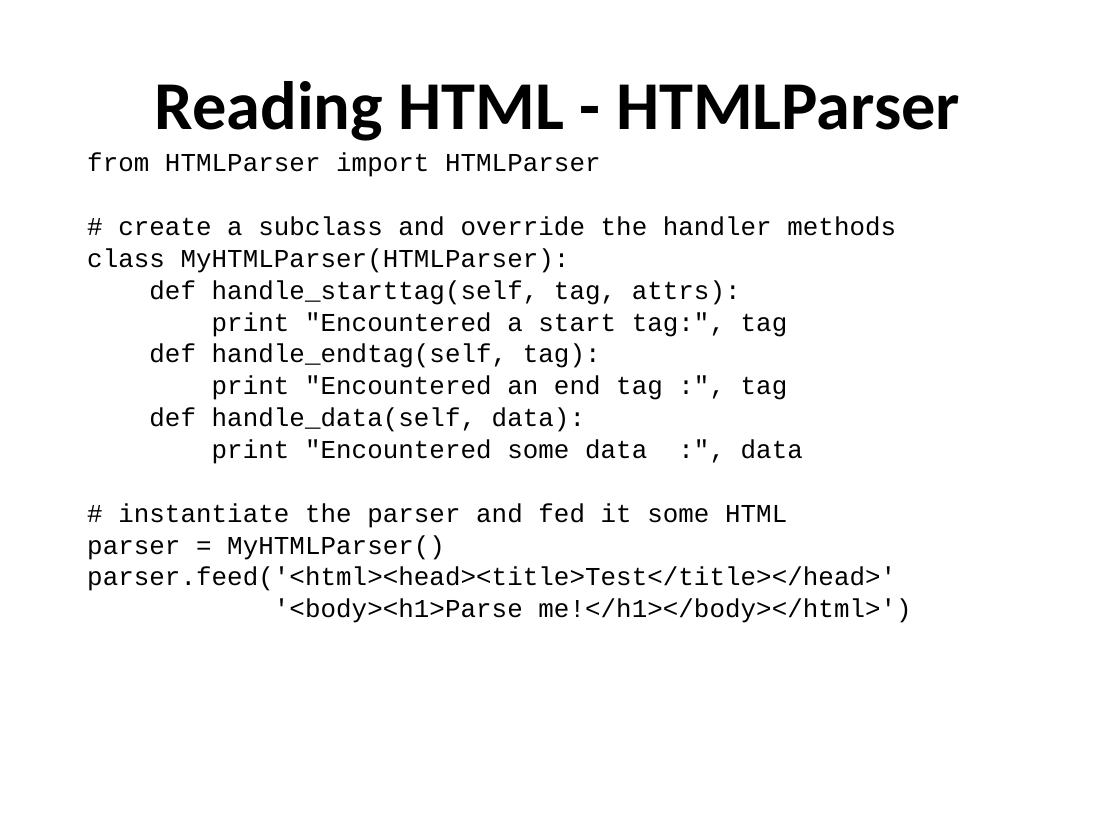
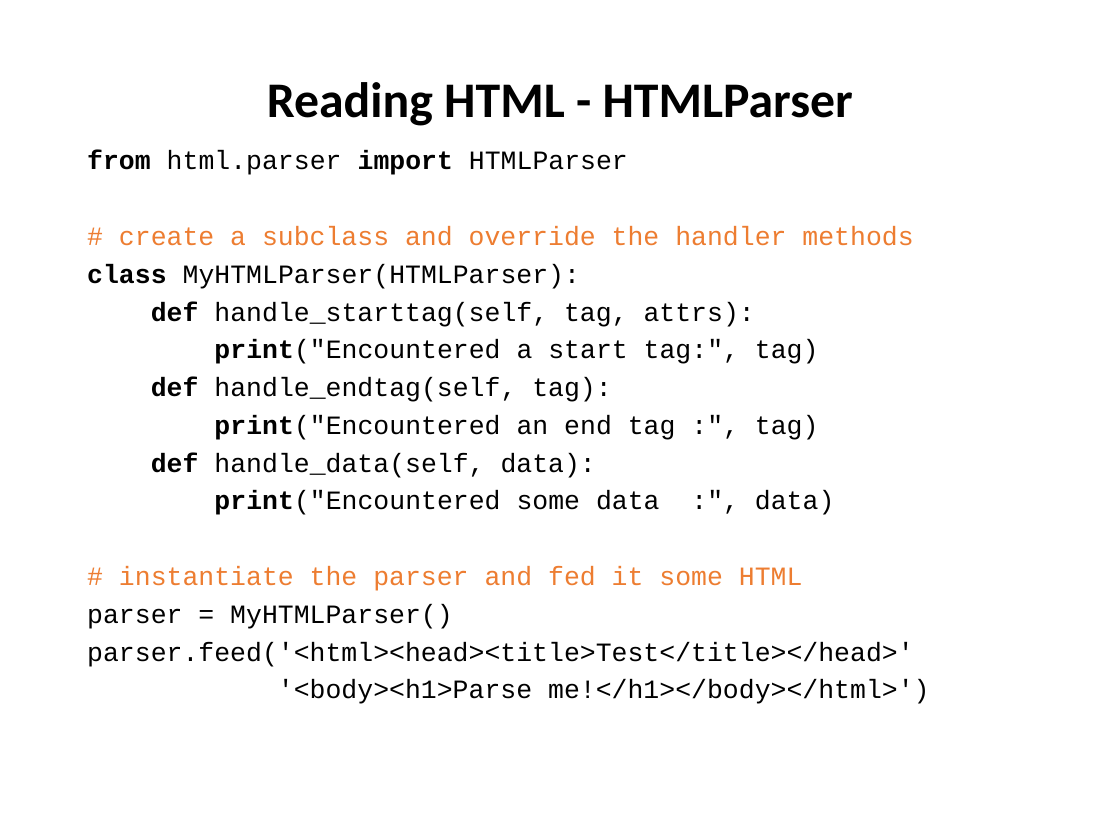
Before and after one commit to ncasuk/ncas-isc, a slide deck: slide 4 of python/presentations/read_write_data/12_python_and_other_formats.ppt. Drawn at 1120x840 pixels with LibreOffice and Linux fonts; fonts in the diff are those of the drawing; background and template pictures are left out. Boxes give left, top, right and bottom in pixels: in the first picture for what was removed or moved away, otherwise in the second. Text is boxed around its words. In the diff, an @@ line names an element or a change of style, - is before the commit and + after.

Commit message:
Finished read_write_data12-13 and ensured all are tested

```diff
--- a/python/presentations/read_write_data/12_python_and_other_formats.ppt
+++ b/python/presentations/read_write_data/12_python_and_other_formats.ppt
@@ title "Reading HTML - HTMLParser" at bbox=[267, 82, 853, 126]: size 44 to 32 pt; line spacing 1 to 0.9 @@
@@ text at bbox=[87, 151, 628, 175]: text changed; size 16.6 to 17 pt @@
-from HTMLParser import HTMLParser
+from html.parser import HTMLParser
@@ text at bbox=[87, 226, 929, 704]: size 16.6 to 17 pt in "# create a subclass and override the ...", "class MyHTMLParser(HTMLParser):", "def handle_starttag(self, tag, attrs):", "def handle_endtag(self, tag):" and 5 more places; text colour #000000 to #ED7D31 in "# create a subclass and override the ...", "# instantiate the parser and fed it ..."; bold on in "class", "def", "def", "def"; line spacing 0.8 to 0.7; more space between paragraphs @@
@@ text at bbox=[214, 340, 819, 364]: text changed; size 16.6 to 17 pt @@
-print "Encountered a start tag:", tag
+print("Encountered a start tag:", tag)
@@ text at bbox=[214, 415, 819, 440]: text changed; size 16.6 to 17 pt @@
-print "Encountered an end tag :", tag
+print("Encountered an end tag :", tag)
@@ text at bbox=[214, 491, 834, 515]: text changed; size 16.6 to 17 pt @@
-print "Encountered some data :", data
+print("Encountered some data :", data)
```
Also in this commit, not shown: 5 other slides changed, 3 other files.
